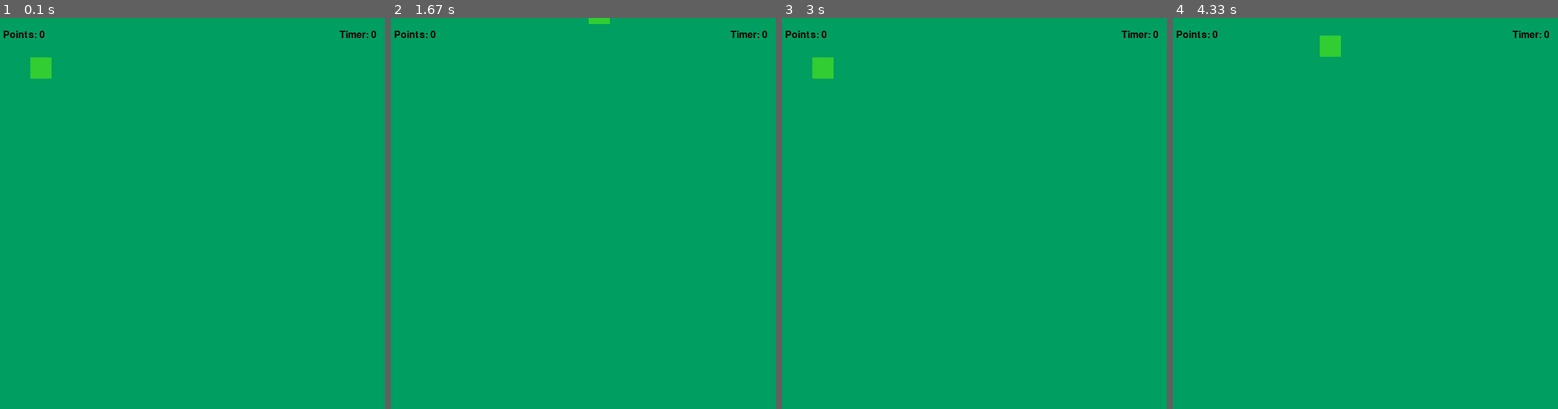
Above: before the commit, frames 1-4 (left to right).
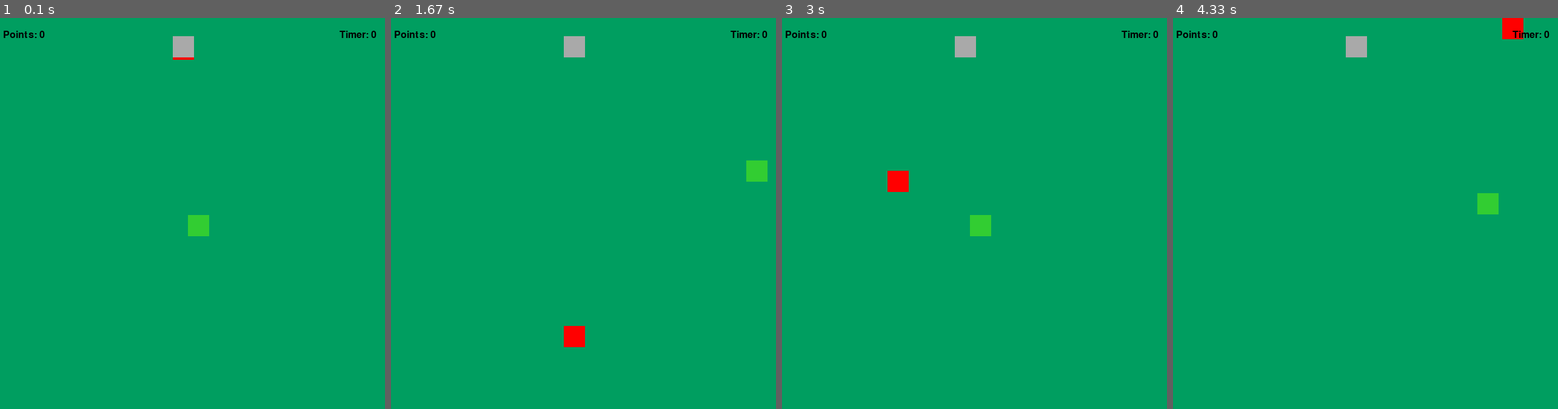
Above: after the commit, the same moments.

Repository: sanchezjairo/Pygame-Snake
Game: pygame game, started from Snake.py
Two runs of this game, one before a commit and one after it. Both use one fixed random seed, a clock stepped at 60 frames per second and the inputs below.
Inputs:
- Up to frame 1 (0.1 s): no input
- Up to frame 2 (1.67 s): hold Right 0.33-0.8 s; hold Up 0.83-1.13 s; hold Right 1.17-1.63 s
- Up to frame 3 (3 s): hold Left 1.67-2.2 s; hold Down 2.23-2.53 s; hold Left 2.57-2.97 s
- Up to frame 4 (4.33 s): hold Up 3-3.37 s; hold Right 3.4-4.03 s; hold Down from 4.07 s (still down)

The runs differ from the first frame. In frame 1, 0.9% of the frame differs, in the area x 7-55%, y 4-56%; in frame 2, 1.0%; in frame 3, 1.2%; in frame 4, 1.2%.

Commit message:
The enemy and food updates
Enemy now falls down and when it passes the screen height it resets, the food will now give you points when its touched

Diff:
--- a/Snake.py
+++ b/Snake.py
@@ -11,20 +11,24 @@
 CharacterWidth = 35
 CharacterHeight = 35
 
+FoodWidth = 20
+FoodHeight = 20
+
 LimeGreen = (50,205,50)
 Black = (0,0,0)
 ShamrockGreen = (0,158,96)
 Red = (255,0,0)
+Darkgrey = (169,169,169)
 
-
-player_x = 65
-player_y = 65
+player_x = 325
+player_y = 325
 
 food_x = 300
 food_y = 30
 
 enemy_x = 300
 enemy_y = 10
+
 
 speed = 6
 points = 0
@@ -68,10 +72,25 @@
 
     enemy_y += speed
 
+    if enemy_y > ScreenHeight:
+        enemy_y = 0
+        enemy_x = random.random() * (ScreenWidth-CharacterWidth)
+
+
+    if is_touched(player_x, player_y, enemy_x, enemy_y, CharacterWidth, CharacterHeight,):
+        points = 0
+        player_x = 325
+        player_y = 325
+    if is_touched(player_x,player_y,food_x,food_y, CharacterHeight,CharacterWidth):
+        points += 1
+        food_y = 200
+        food_x = random.random() * (ScreenWidth-CharacterWidth)
+
     screen.fill(ShamrockGreen)
 
     pygame.draw.rect(screen, LimeGreen, (player_x, player_y, CharacterHeight, CharacterWidth))
-
+    pygame.draw.rect(screen, Red, (enemy_x, enemy_y, CharacterHeight, CharacterWidth))
+    pygame.draw.rect(screen, Darkgrey, (food_x, food_y, CharacterHeight, CharacterWidth))
 
     design(text=f'Points: {points}', color=Black, font_size=24, x=20, y=20)
     design(text=f'Timer: {timer}', color=Black, font_size=24, x=575, y=20)
